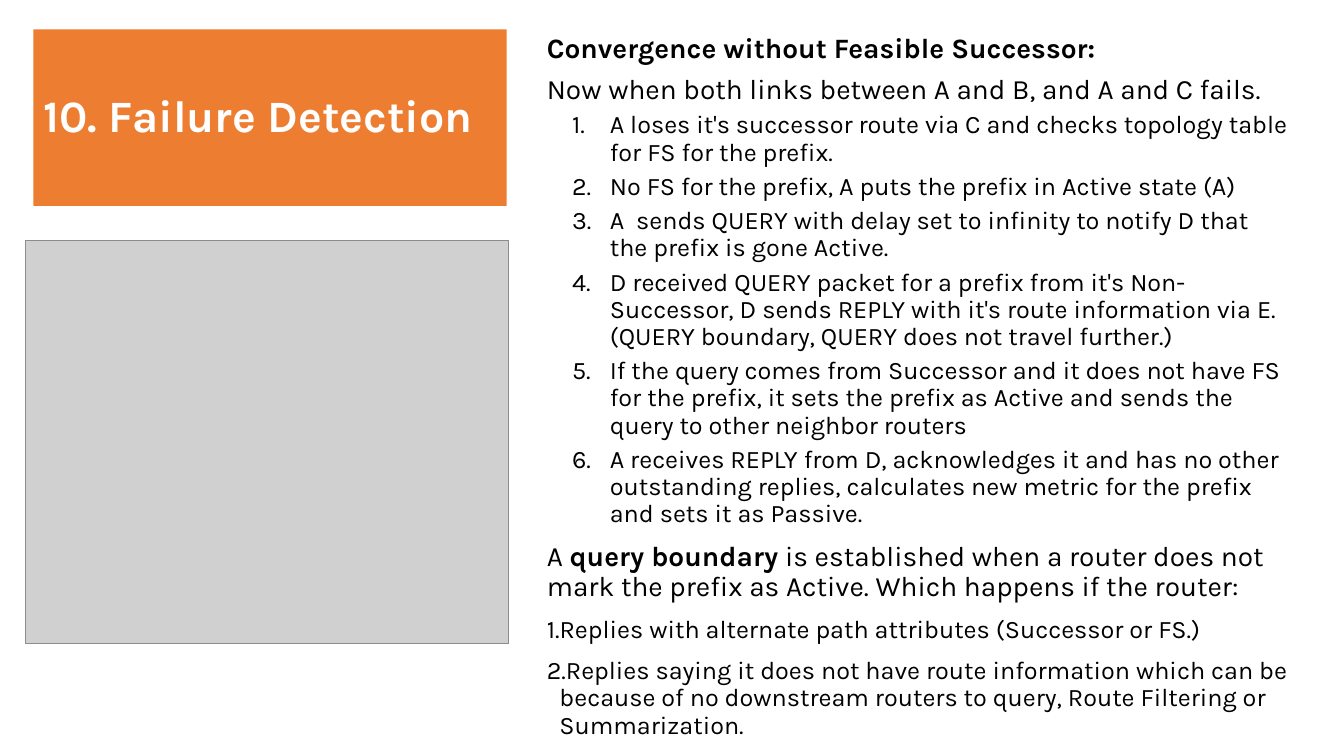
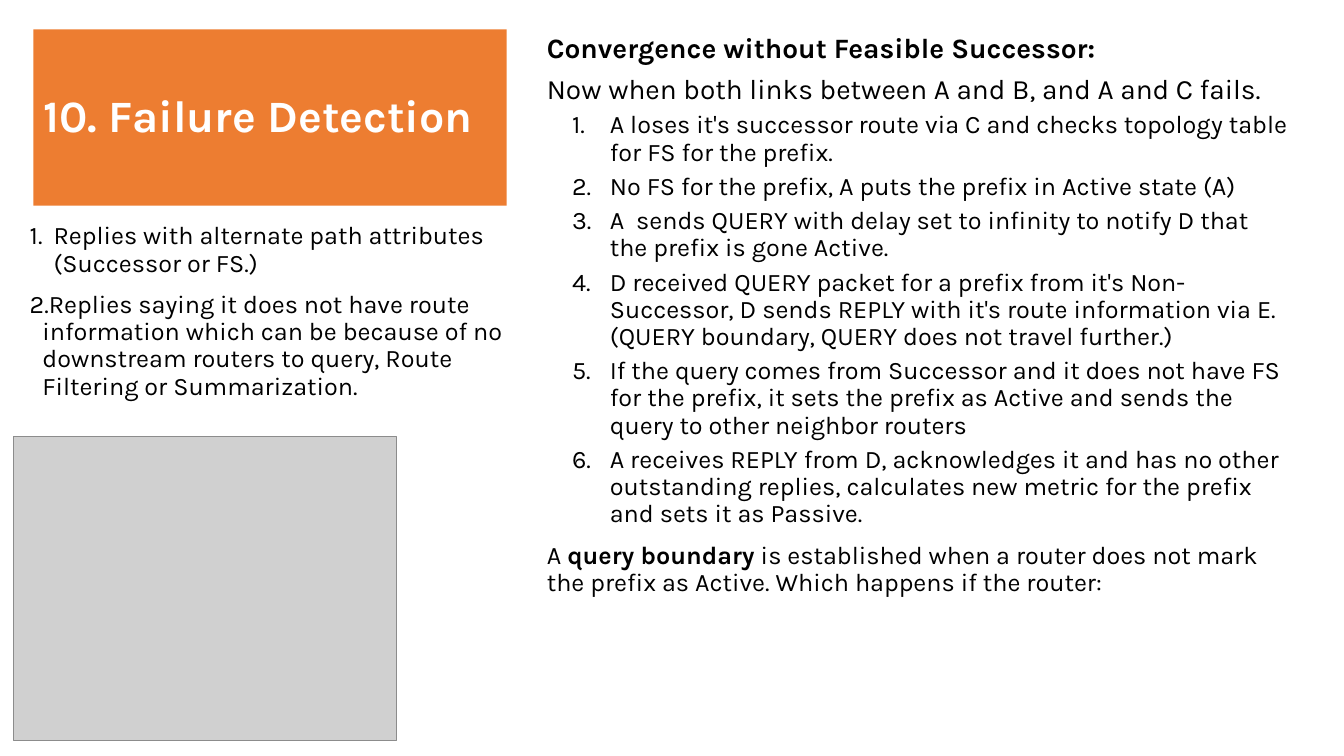
Before and after one commit to toranjungshahi/Cisco-ENCOR-Preparation, a slide deck: slide 20 of Notes/EIGRP.pptx. Drawn at 1344x756 pixels with LibreOffice and Linux fonts; fonts in the diff are those of the drawing; grey boxes stand for pictures. Boxes give left, top, right and bottom in pixels: in the first picture for what was removed or moved away, otherwise in the second. Text is boxed around its words. In the diff, an @@ line names an element or a change of style, - is before the commit and + after.

```diff
--- a/Notes/EIGRP.pptx
+++ b/Notes/EIGRP.pptx
@@ text "Convergence without Feasible Successor:" at [547, 38, 1287, 597]: size 20 to 18 pt in "A query boundary is established when a ..."; indent changed @@
@@ text added at [30, 226, 502, 401], 18 pt, text #000000 @@
+1. Replies with alternate path attributes (Successor or FS.)
+2. Replies saying it does not have route information which can be because of no downstream routers to query, Route Filtering or Summarization.
@@ picture: place and size @@
-picture at [26, 241, 509, 644]
+picture at [13, 437, 397, 740]
@@ text at [547, 620, 1287, 735]: paragraphs removed @@
-1. Replies with alternate path attributes (Successor or FS.)
-2. Replies saying it does not have route information which can be because of no downstream routers to query, Route Filtering or Summarization.
```
Also in this commit, not shown: 13 other slides changed, 6 other files.
